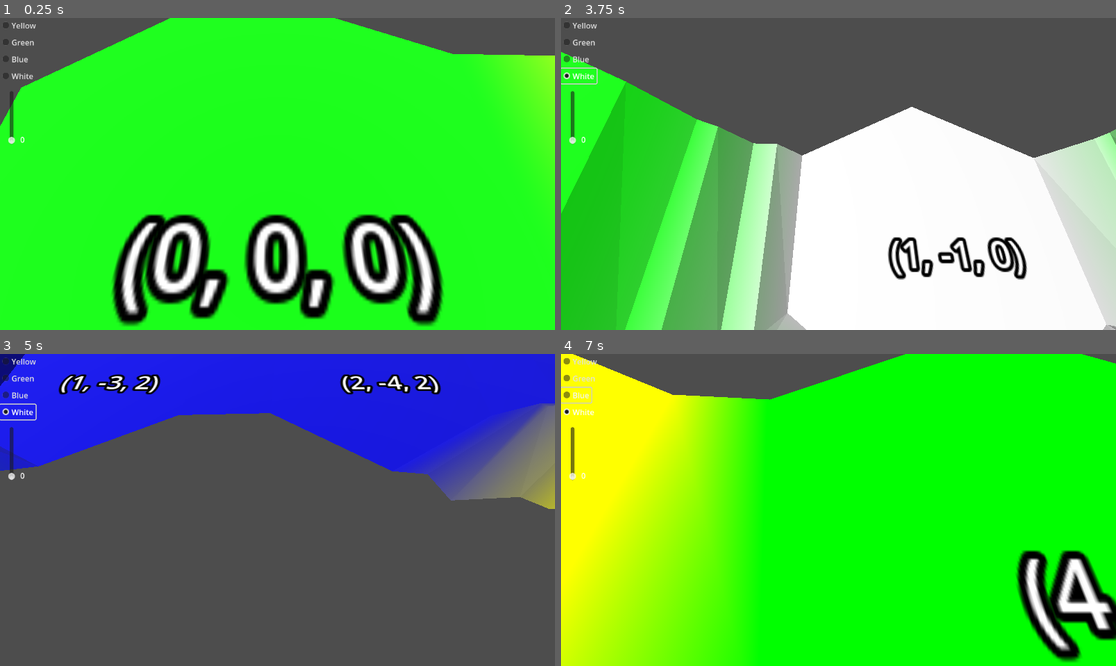
Above: before the commit, frames 1-4 (two rows, left to right).
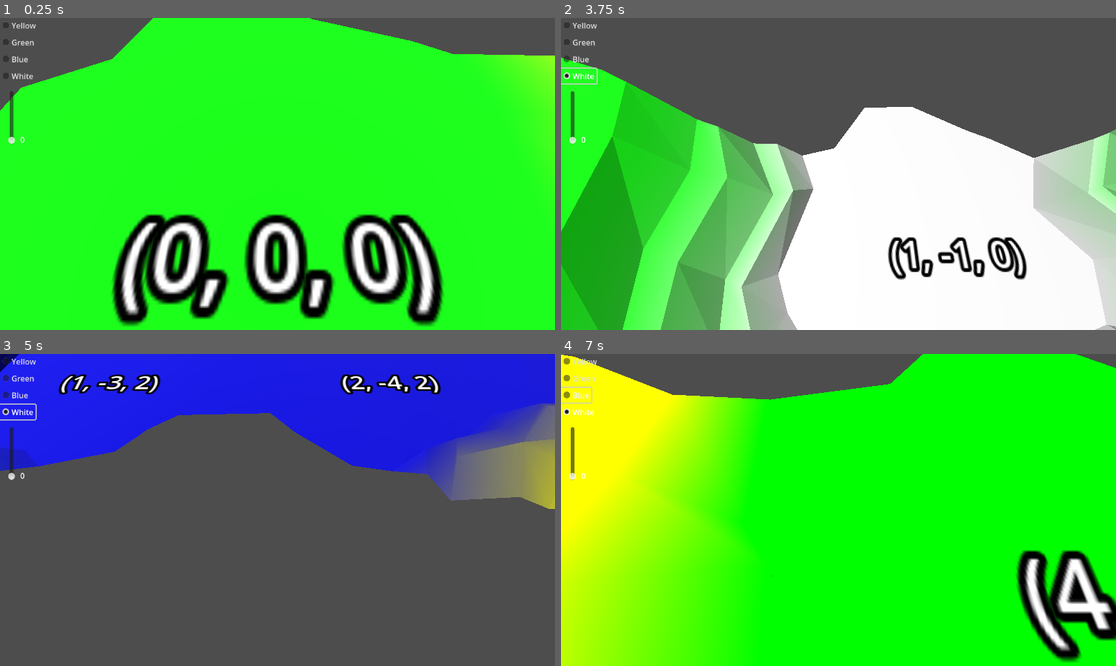
Above: after the commit, the same moments.

Repository: davepruitt/hex_map_godot
Game: Godot game, scene res://main.tscn
Same seed, same stepped clock (60 frames per second), same inputs: the game is played once before the commit and once after it.
Inputs (mouse positions are in pixels of both pictures, inside the frame that each line leads up to):
- Up to frame 1 (0.25 s): no input
- Up to frame 2 (3.75 s): click "Yellow" at 0.5 s; click "Green" at 1.25 s; click "Blue" at 2 s; click "White" at 2.75 s; tap Enter at 3.5 s; move the mouse to (960, 158) at 3.52 s; hold Right (ui_right) from 3.53 s (still down); tap Z at 3.6 s; click (960, 158) at 3.67 s
- Up to frame 3 (5 s): move the mouse to (166, 525) at 4.27 s; release Right (ui_right) at 4.28 s; hold Down (ui_down) from 4.28 s (still down); tap X at 4.35 s
- Up to frame 4 (7 s): move the mouse to (894, 441) at 5.02 s; release Down (ui_down) at 5.03 s; hold Right (ui_right) 5.03-5.78 s; tap P at 5.1 s; move the mouse to (810, 572) at 5.77 s; hold Up (ui_up) 5.78-6.53 s; tap Z at 5.85 s; click (810, 572) at 5.92 s; move the mouse to (1005, 556) at 6.52 s; hold Left (ui_left) from 6.53 s (still down); tap X at 6.6 s

The runs differ from the first frame. In frame 1, 0.8% of the frame differs, in the area x 0-81%, y 0-35%; in frame 2, 16%; in frame 3, 2.9%; in frame 4, 16%, in the area x 0-100%, y 0-98%.

Commit message:
Implemented code through section 4.3 of tutorial 4.

Diff:
--- /dev/null
+++ b/hex_project_godot/edge_vertices.gd
@@ -0,0 +1,37 @@
+class_name EdgeVertices
+
+#region Public data members
+
+var v1: Vector3 = Vector3.ZERO
+
+var v2: Vector3 = Vector3.ZERO
+
+var v3: Vector3 = Vector3.ZERO
+
+var v4: Vector3 = Vector3.ZERO
+
+#endregion
+
+#region Constructor
+
+func _init(corner1: Vector3, corner2: Vector3) -> void:
+	v1 = corner1
+	v2 = corner1.lerp(corner2, 1.0 / 3.0)
+	v3 = corner1.lerp(corner2, 2.0 / 3.0)
+	v4 = corner2
+
+#endregion
+
+#region Static methods
+
+static func terrace_lerp (a: EdgeVertices, b: EdgeVertices, step: int) -> EdgeVertices:
+	var result: EdgeVertices = EdgeVertices.new(Vector3.ZERO, Vector3.ZERO)
+
+	result.v1 = HexMetrics.terrace_lerp(a.v1, b.v1, step)
+	result.v2 = HexMetrics.terrace_lerp(a.v2, b.v2, step)
+	result.v3 = HexMetrics.terrace_lerp(a.v3, b.v3, step)
+	result.v4 = HexMetrics.terrace_lerp(a.v4, b.v4, step)
+
+	return result
+
+#endregion
--- a/hex_project_godot/hex_mesh.gd
+++ b/hex_project_godot/hex_mesh.gd
@@ -57,19 +57,16 @@
 func _triangulate_hex_in_direction (st: SurfaceTool, cell: HexCell, direction: HexDirectionsClass.HexDirections) -> void:
 	#Calculate the Vector3 positions for the vertices of the triangle
 	var center = cell.position
-	var p1 = center + HexMetrics.get_first_solid_corner(direction)
-	var p2 = center + HexMetrics.get_second_solid_corner(direction)
-
-	center.y = cell.position.y
-	p1.y = cell.position.y
-	p2.y = cell.position.y
-
-	#Add the triangle
-	_add_triangle(st, center, p2, p1, cell.hex_color, cell.hex_color, cell.hex_color)
+	var edge_vertices: EdgeVertices = EdgeVertices.new(
+		center + HexMetrics.get_first_solid_corner(direction),
+		center + HexMetrics.get_second_solid_corner(direction)
+	)
+
+	_triangulate_edge_fan(st, center, edge_vertices, cell.hex_color)
 
 	#Add connections to other hex cells
 	if (direction <= HexDirectionsClass.HexDirections.SE):
-		_triangulate_connection(st, direction, cell, p1, p2)
+		_triangulate_connection(st, direction, cell, edge_vertices)
 
 func _add_triangle (st: SurfaceTool, v1: Vector3, v2: Vector3, v3: Vector3, c1: Color, c2: Color, c3: Color) -> void:
 	#Set the color for the vertex, and then add the vertex
@@ -91,7 +88,10 @@
 	_add_triangle(st, v1, v2, v3, c1, c2, c3)
 	_add_triangle(st, v2, v4, v3, c2, c4, c3)
 
-func _triangulate_connection (st: SurfaceTool, direction: HexDirectionsClass.HexDirections, cell: HexCell, v1: Vector3, v2: Vector3) -> void:
+func _triangulate_connection (st: SurfaceTool,
+	direction: HexDirectionsClass.HexDirections,
+	cell: HexCell, e1: EdgeVertices) -> void:
+
 	#Get the neighboring cell in the specified direction
 	var neighbor_cell = cell.get_neighbor(direction)
 
@@ -100,67 +100,53 @@
 		return
 
 	var bridge = HexMetrics.get_bridge(direction)
-	var v3 = v1 + bridge
-	var v4 = v2 + bridge
-
-	v3.y = neighbor_cell.position.y #neighbor_cell.elevation * HexMetrics.ELEVATION_STEP
-	v4.y = v3.y
+	bridge.y = neighbor_cell.position.y - cell.position.y
+
+	var e2: EdgeVertices = EdgeVertices.new(
+		e1.v1 + bridge,
+		e1.v4 + bridge
+	)
 
 	if (cell.get_edge_type_from_direction(direction) == Enums.HexEdgeType.Slope):
-		pass
-		_triangulate_edge_terraces(st, v1, v2, cell, v3, v4, neighbor_cell)
-	else:
-		_add_quad(st, v1, v2, v3, v4, cell.hex_color, cell.hex_color, neighbor_cell.hex_color, neighbor_cell.hex_color)
+		_triangulate_edge_terraces(st, e1, cell, e2, neighbor_cell)
+	else:
+		_triangulate_edge_strip(st, e1, cell.hex_color, e2, neighbor_cell.hex_color)
 
 	#Get the next neighbor of the cell
 	var next_direction = HexDirectionsClass.next(direction)
 	var next_neighbor = cell.get_neighbor(next_direction)
 	if (direction <= HexDirectionsClass.HexDirections.E) and (next_neighbor != null):
-		var v5 = v2 + HexMetrics.get_bridge(next_direction)
-		v5.y = next_neighbor.position.y #next_neighbor.elevation * HexMetrics.ELEVATION_STEP
+		var v5: Vector3 = e1.v4 + HexMetrics.get_bridge(next_direction)
+		v5.y = next_neighbor.position.y
 
 		if (cell.elevation <= neighbor_cell.elevation):
 			if (cell.elevation <= next_neighbor.elevation):
-				_triangulate_corner(st, v2, cell, v4, neighbor_cell, v5, next_neighbor)
+				_triangulate_corner(st, e1.v4, cell, e2.v4, neighbor_cell, v5, next_neighbor)
 			else:
-				_triangulate_corner(st, v5, next_neighbor, v2, cell, v4, neighbor_cell)
+				_triangulate_corner(st, v5, next_neighbor, e1.v4, cell, e2.v4, neighbor_cell)
 		elif (neighbor_cell.elevation <= next_neighbor.elevation):
-			_triangulate_corner(st, v4, neighbor_cell, v5, next_neighbor, v2, cell)
-		else:
-			_triangulate_corner(st, v5, next_neighbor, v2, cell, v4, neighbor_cell)
+			_triangulate_corner(st, e2.v4, neighbor_cell, v5, next_neighbor, e1.v4, cell)
+		else:
+			_triangulate_corner(st, v5, next_neighbor, e1.v4, cell, e2.v4, neighbor_cell)
 
 func _triangulate_edge_terraces (st: SurfaceTool,
-	begin_left: Vector3, begin_right: Vector3, begin_cell: HexCell,
-	end_left: Vector3, end_right: Vector3, end_cell: HexCell):
-
-	var v3 = HexMetrics.terrace_lerp(begin_left, end_left, 1)
-	var v4 = HexMetrics.terrace_lerp(begin_right, end_right, 1)
+	begin: EdgeVertices, begin_cell: HexCell,
+	end: EdgeVertices, end_cell: HexCell):
+
+	var e2: EdgeVertices = EdgeVertices.terrace_lerp(begin, end, 1)
 	var c2 = HexMetrics.terrace_color_lerp(begin_cell.hex_color, end_cell.hex_color, 1)
 
-	_add_quad(st,
-		begin_left, begin_right,
-		v3, v4,
-		begin_cell.hex_color, begin_cell.hex_color,
-		c2, c2)
+	_triangulate_edge_strip(st, begin, begin_cell.hex_color, e2, c2)
 
 	for i in range(2, HexMetrics.TERRACE_STEPS):
-		var v1 = v3
-		var v2 = v4
-		var c1 = c2
-
-		v3 = HexMetrics.terrace_lerp(begin_left, end_left, i)
-		v4 = HexMetrics.terrace_lerp(begin_right, end_right, i)
+		var e1: EdgeVertices = e2
+		var c1: Color = c2
+		e2 = EdgeVertices.terrace_lerp(begin, end, i)
 		c2 = HexMetrics.terrace_color_lerp(begin_cell.hex_color, end_cell.hex_color, i)
 
-		_add_quad(st,
-			v1, v2, v3, v4,
-			c1, c1, c2, c2)
-
-	_add_quad(st,
-		v3, v4,
-		end_left, end_right,
-		c2, c2,
-		end_cell.hex_color, end_cell.hex_color)
+		_triangulate_edge_strip(st, e1, c1, e2, c2)
+
+	_triangulate_edge_strip(st, e2, c2, end, end_cell.hex_color)
 
 func _triangulate_corner (st: SurfaceTool,
 	bottom: Vector3, bottom_cell: HexCell,
@@ -280,6 +266,20 @@
 
 	_add_triangle(st, v2, boundary, left, c2, boundary_color, left_cell.hex_color)
 
+func _triangulate_edge_fan (st: SurfaceTool,
+	center: Vector3, edge: EdgeVertices, color: Color) -> void:
+
+	_add_triangle(st, center, edge.v2, edge.v1, color, color, color)
+	_add_triangle(st, center, edge.v3, edge.v2, color, color, color)
+	_add_triangle(st, center, edge.v4, edge.v3, color, color, color)
+
+func _triangulate_edge_strip (st: SurfaceTool,
+	e1: EdgeVertices, c1: Color, e2: EdgeVertices, c2: Color) -> void:
+
+	_add_quad(st, e1.v1, e1.v2, e2.v1, e2.v2, c1, c1, c2, c2)
+	_add_quad(st, e1.v2, e1.v3, e2.v2, e2.v3, c1, c1, c2, c2)
+	_add_quad(st, e1.v3, e1.v4, e2.v3, e2.v4, c1, c1, c2, c2)
+
 func _perturb (pos: Vector3) -> Vector3:
 	#Get a 4D noise sample
 	var sample: Vector4 = HexMetrics.sample_noise(pos * HexMetrics.CELL_PERTURB_POSITION_MULTIPLIER)
